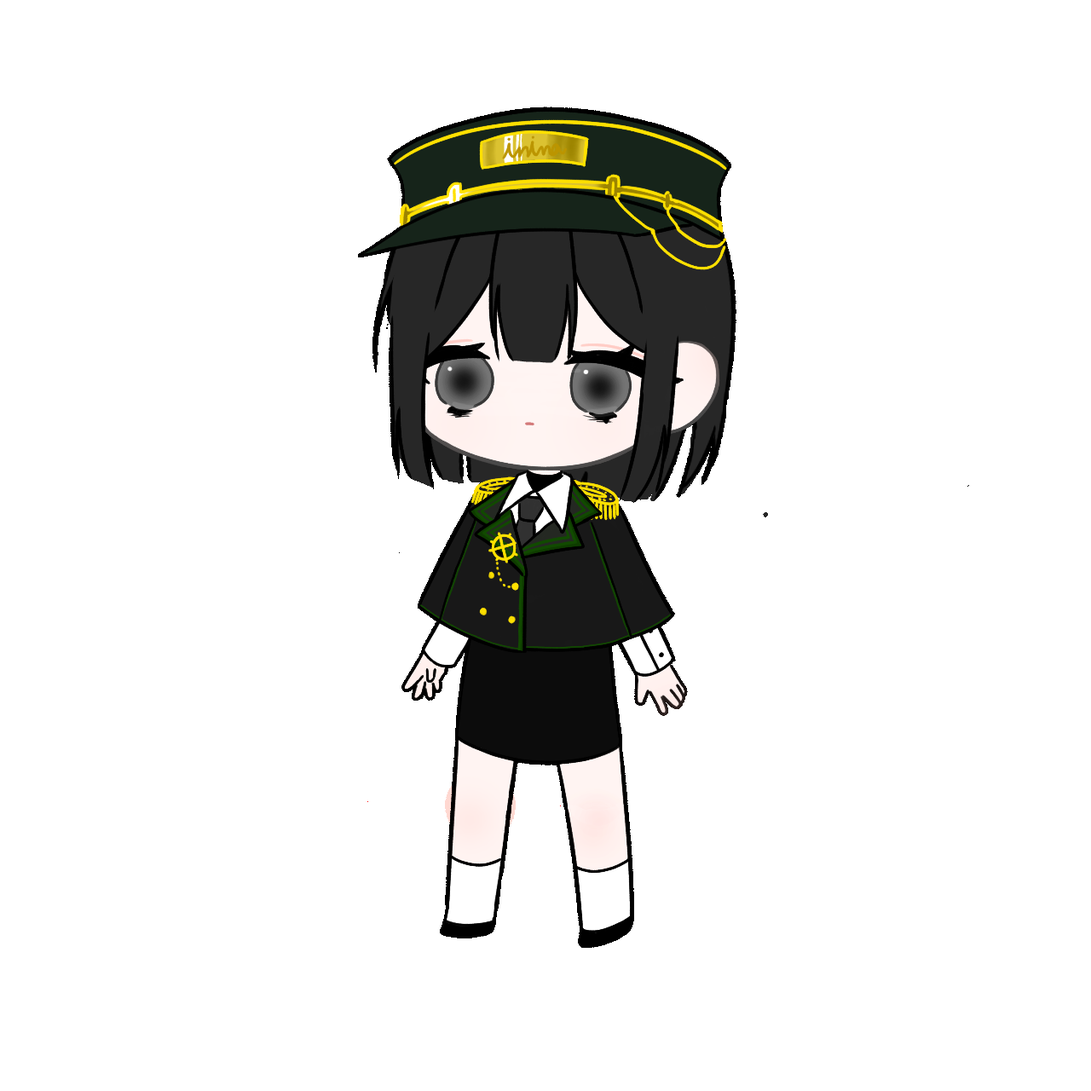
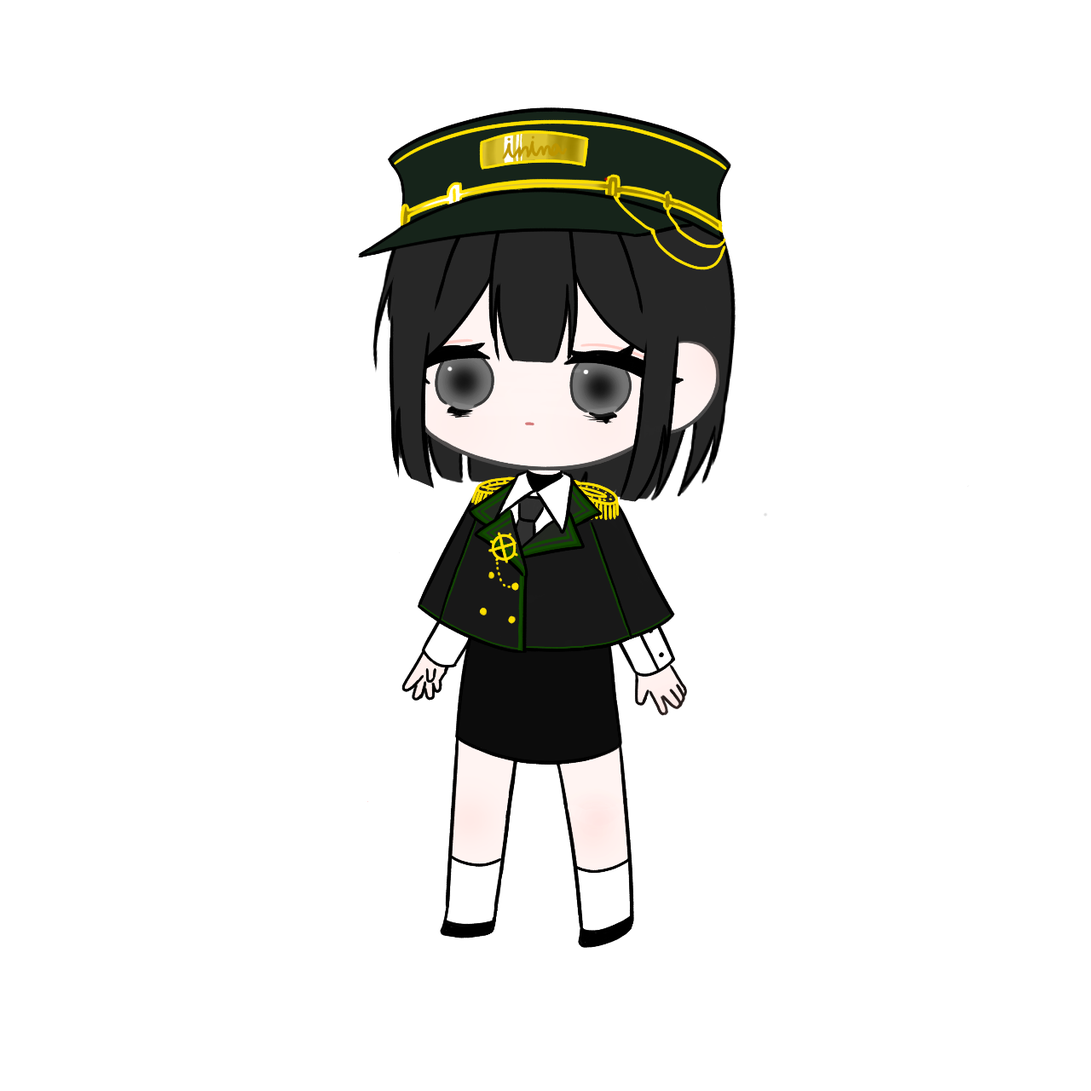
Layered file, before and after one edit (1091px x 1091px). Changes by layer:
painted on "Hat" over [603, 176, 609, 182]
moved "BackHair" above "RChima" over [372, 128, 769, 518]
moved "RChima" above "LChima" over [515, 643, 623, 766]
moved "LChima" above "LSholder" over [455, 637, 558, 766]
painted on "Rshigh" over [646, 689, 654, 700]
